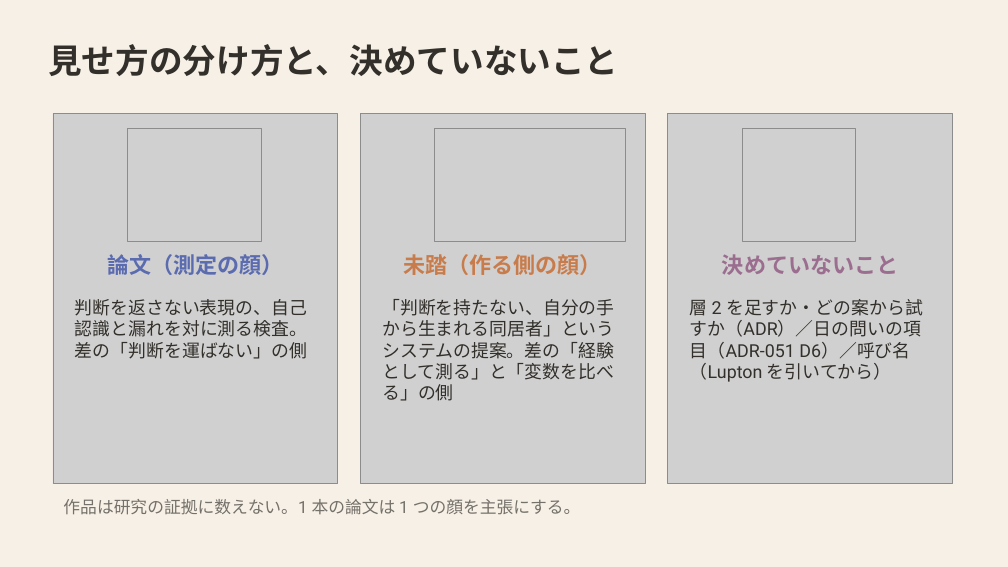
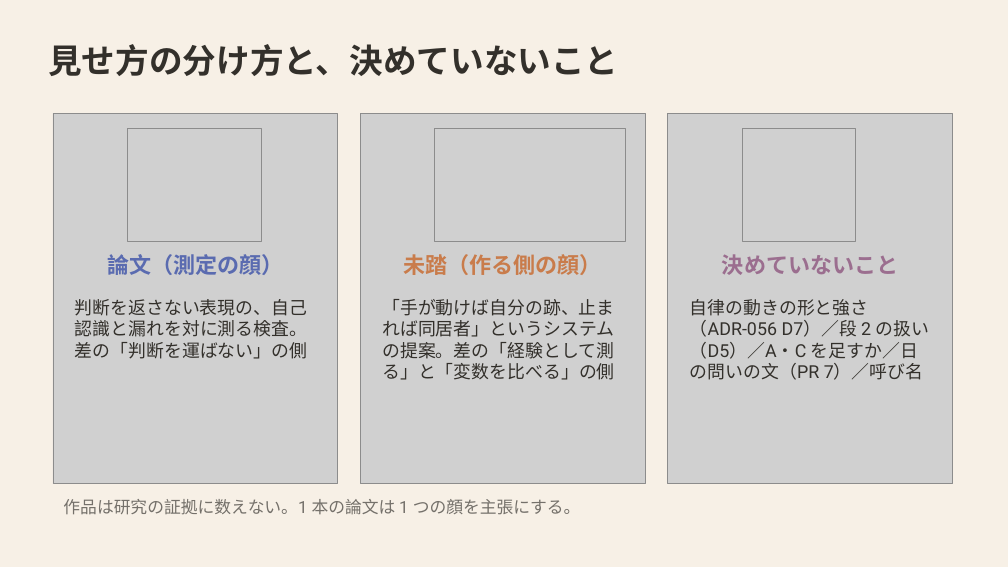
Before and after one commit to mikotomiura/GSE-prototype, a slide deck: slide 33 of docs/slides/project-overview/GSE_handmark_design.pptx (slide 30 before the commit). Drawn at 1008x567 pixels with LibreOffice and Linux fonts; fonts in the diff are those of the drawing; grey boxes stand for pictures. Boxes give left, top, right and bottom in pixels: in the first picture for what was removed or moved away, otherwise in the second. Text is boxed around its words. In the diff, an @@ line names an element or a change of style, - is before the commit and + after.

```diff
--- a/docs/slides/project-overview/GSE_handmark_design.pptx
+++ b/docs/slides/project-overview/GSE_handmark_design.pptx
@@ text at (382,299,615,380): text changed @@
-「判断を持たない、自分の手から生まれる同居者」というシステムの提案。差の「経験として測る」と「変数を比べる」の側
+「手が動けば自分の跡、止まれば同居者」というシステムの提案。差の「経験として測る」と「変数を比べる」の側
@@ text at (690,299,930,380): text changed @@
-層 2 を足すか・どの案から試すか（ADR）／日の問いの項目（ADR-051 D6）／呼び名（Lupton を引いてから）
+自律の動きの形と強さ（ADR-056 D7）／段 2 の扱い（D5）／A・C を足すか／日の問いの文（PR 7）／呼び名
```
Also in this commit, not shown: 14 other slides changed, 3 slides added, 12 other files.
